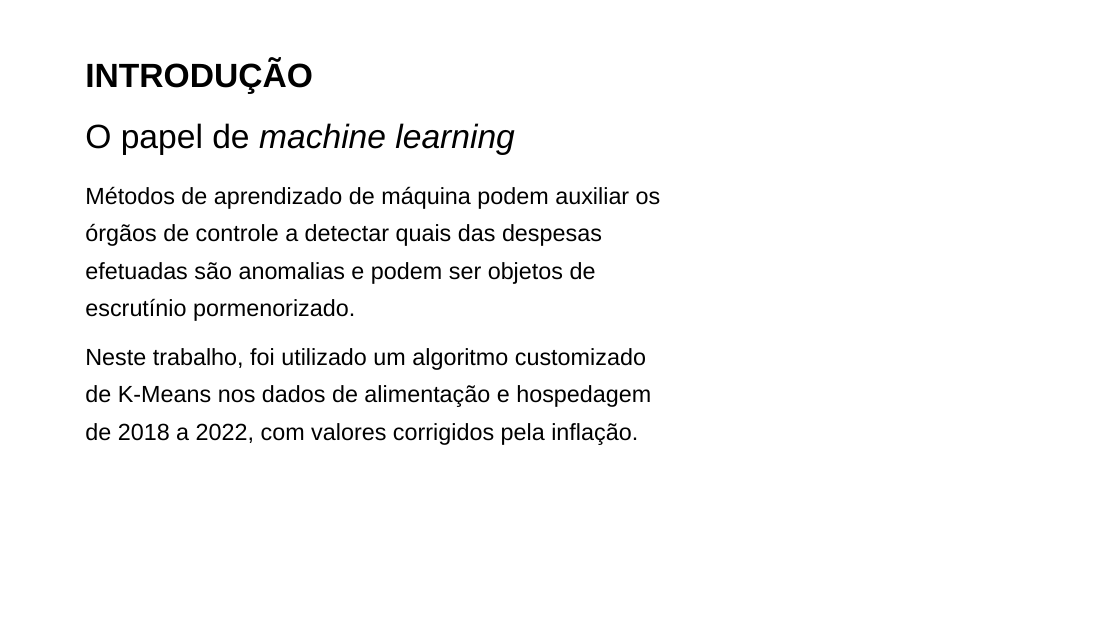
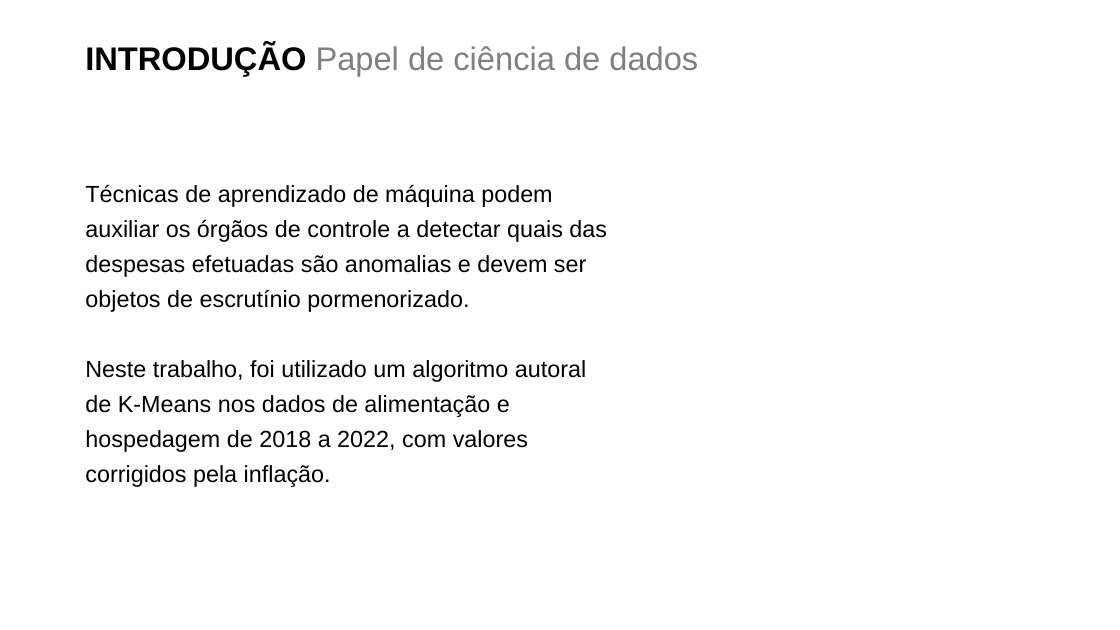
Before and after one commit to rodolfo-viana/mba_esalq, a slide deck: slide 4 of prd/WIP_apresentacao.pptx. Drawn at 1120x630 pixels with LibreOffice and Linux fonts; fonts in the diff are those of the drawing; background and template pictures are left out. Boxes give left, top, right and bottom in pixels: in the first picture for what was removed or moved away, otherwise in the second. Text is boxed around its words. In the diff, an @@ line names an element or a change of style, - is before the commit and + after.

Commit message:
Fixed typo; updated presentation

```diff
--- a/prd/WIP_apresentacao.pptx
+++ b/prd/WIP_apresentacao.pptx
@@ title "INTRODUÇÃO Papel de ciência de ..." at bbox=[85, 44, 698, 76]: vertical alignment middle to top @@
@@ title at bbox=[85, 44, 698, 76]: text changed; size 28.8 to 28 pt; text colour #000000 to #808080 @@
-INTRODUÇÃO
-O papel de machine learning
+INTRODUÇÃO Papel de ciência de dados
@@ text at bbox=[85, 184, 607, 487]: text changed @@
-Métodos de aprendizado de máquina podem auxiliar os órgãos de controle a detectar quais das despesas efetuadas são anomalias e podem ser objetos de escrutínio pormenorizado.
-Neste trabalho, foi utilizado um algoritmo customizado de K-Means nos dados de alimentação e hospedagem de 2018 a 2022, com valores corrigidos pela inflação.
+Técnicas de aprendizado de máquina podem auxiliar os órgãos de controle a detectar quais das despesas efetuadas são anomalias e devem ser objetos de escrutínio pormenorizado.
+Neste trabalho, foi utilizado um algoritmo autoral de K-Means nos dados de alimentação e hospedagem de 2018 a 2022, com valores corrigidos pela inflação.
```
Also in this commit, not shown: 7 other slides changed, 5 slides added, 2 other files.
